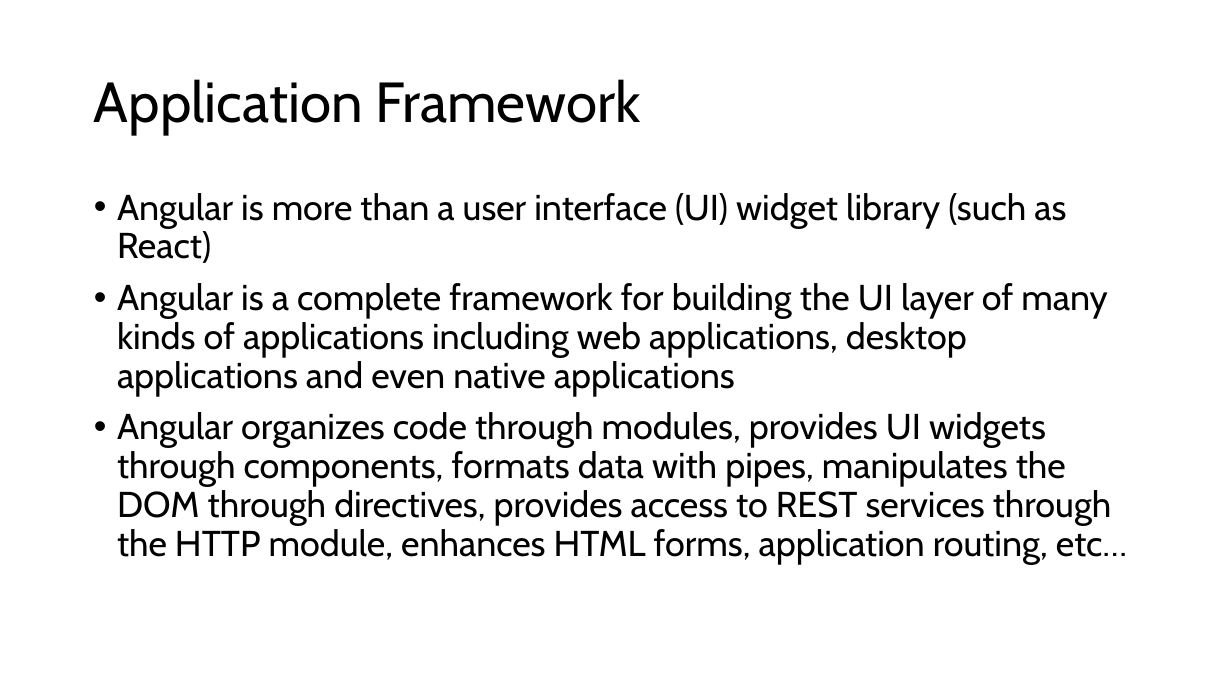
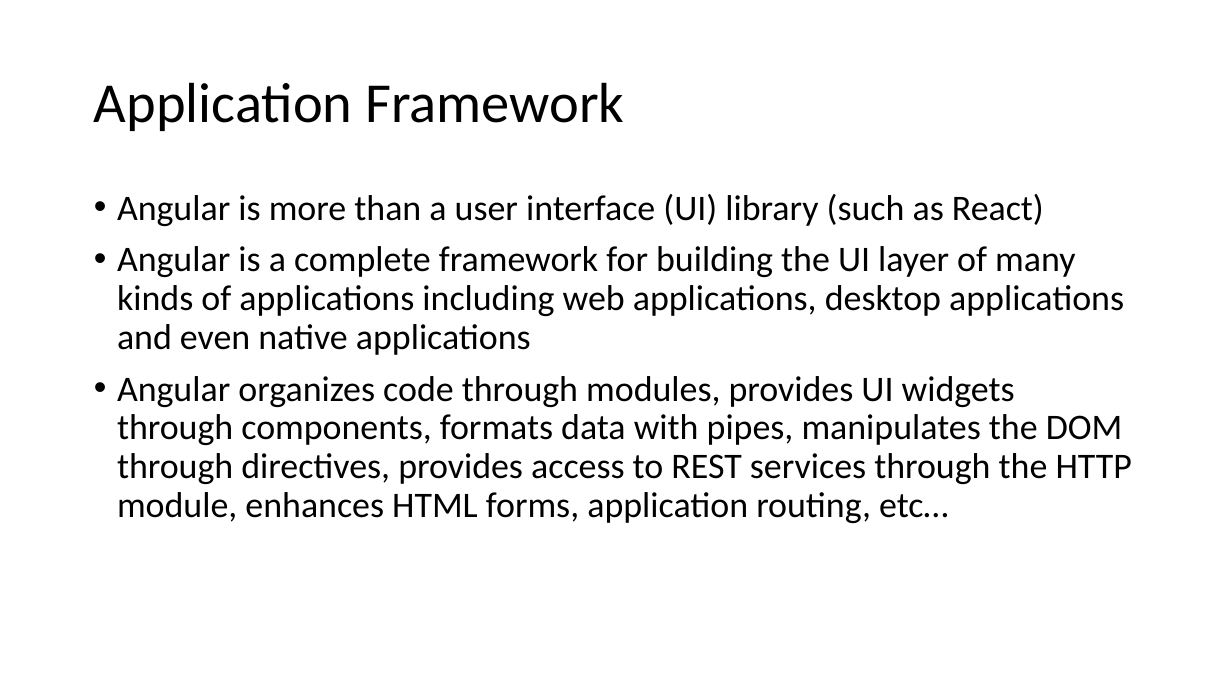
Before and after one commit to DevScope/HandsOn-Angular, a slide deck: slide 7 of Session 1 - Introduction and Slides/Introduction to Angular.pptx (slide 4 before the commit). Drawn at 1232x693 pixels with LibreOffice and Linux fonts; fonts in the diff are those of the drawing. Boxes give left, top, right and bottom in pixels: in the first picture for what was removed or moved away, otherwise in the second. Text is boxed around its words. In the diff, an @@ line names an element or a change of style, - is before the commit and + after.

```diff
--- a/Session 1 - Introduction and Slides/Introduction to Angular.pptx
+++ b/Session 1 - Introduction and Slides/Introduction to Angular.pptx
@@ title "Application Framework" at (94, 82, 624, 131): font Cabin to Calibri @@
@@ text at (117, 194, 1044, 226): text changed; font Cabin to Calibri @@
-• Angular is more than a user interface (UI) widget library (such as React)
+• Angular is more than a user interface (UI) library (such as React)
@@ text at (117, 246, 1132, 523): font Cabin to Calibri in "Angular is a complete framework for building ...", "Angular organizes code through modules, provides UI ..." @@
```
Also in this commit, not shown: 21 other slides changed, 8 slides added, 3 slides removed, 2 other files.
